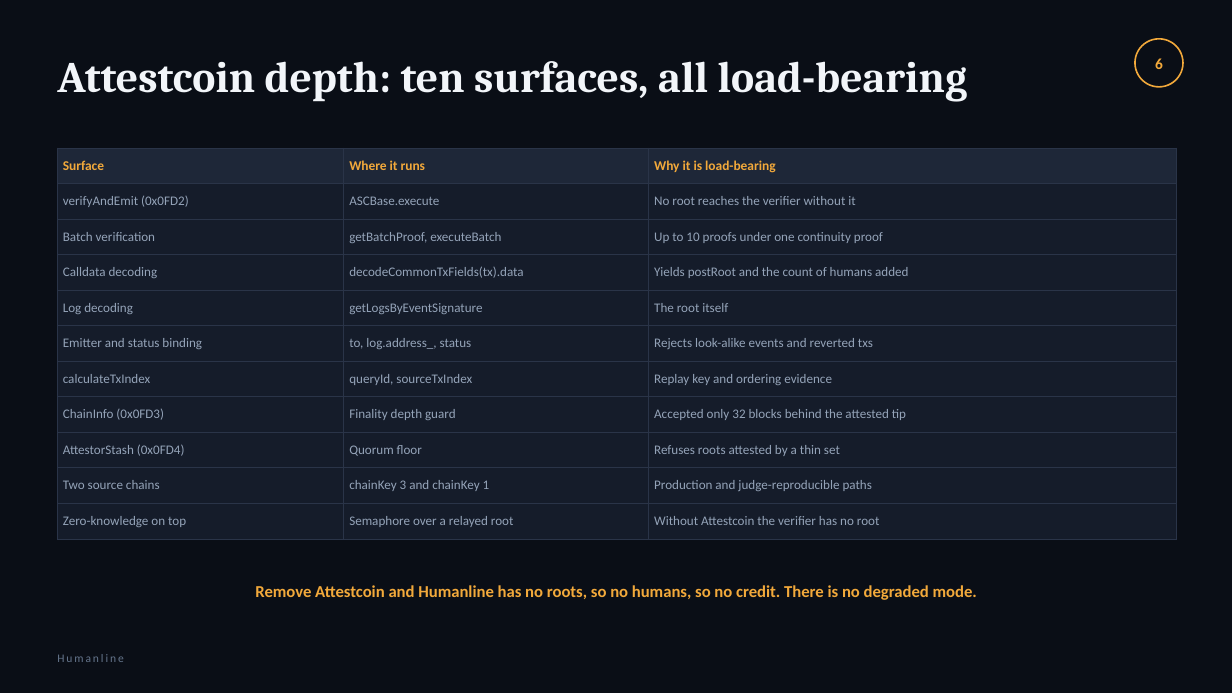
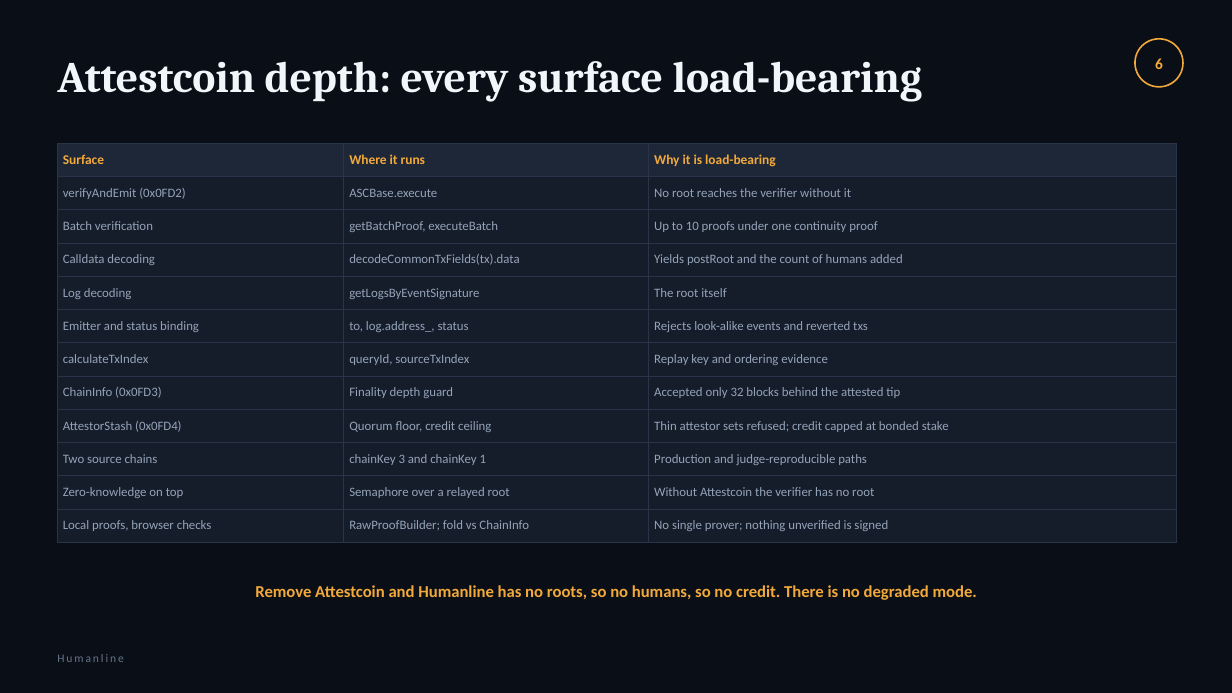
Before and after one commit to rajkaria/humanline, a slide deck: slide 6 of docs/deck.pptx. Drawn at 1232x693 pixels with LibreOffice and Linux fonts; fonts in the diff are those of the drawing. Boxes give left, top, right and bottom in pixels: in the first picture for what was removed or moved away, otherwise in the second. Text is boxed around its words. In the diff, an @@ line names an element or a change of style, - is before the commit and + after.

```diff
--- a/docs/deck.pptx
+++ b/docs/deck.pptx
@@ text at [57,61,923,102]: text changed @@
-Attestcoin depth: ten surfaces, all load-bearing
+Attestcoin depth: every surface load-bearing
@@ table at [57,143,1177,535] @@
-row 9, column 2: Quorum floor
+row 9, column 2: Quorum floor, credit ceiling
-row 9, column 3: Refuses roots attested by a thin set
+row 9, column 3: Thin attestor sets refused; credit capped at bonded stake
+row 12: Local proofs, browser checks | RawProofBuilder; fold vs ChainInfo | No single prover; nothing unverified is signed
@@ table: place and size @@
-table at [57,148,1177,531]
+table at [57,143,1177,535]
```
Also in this commit, not shown: 3 other slides changed, 6 other files.
